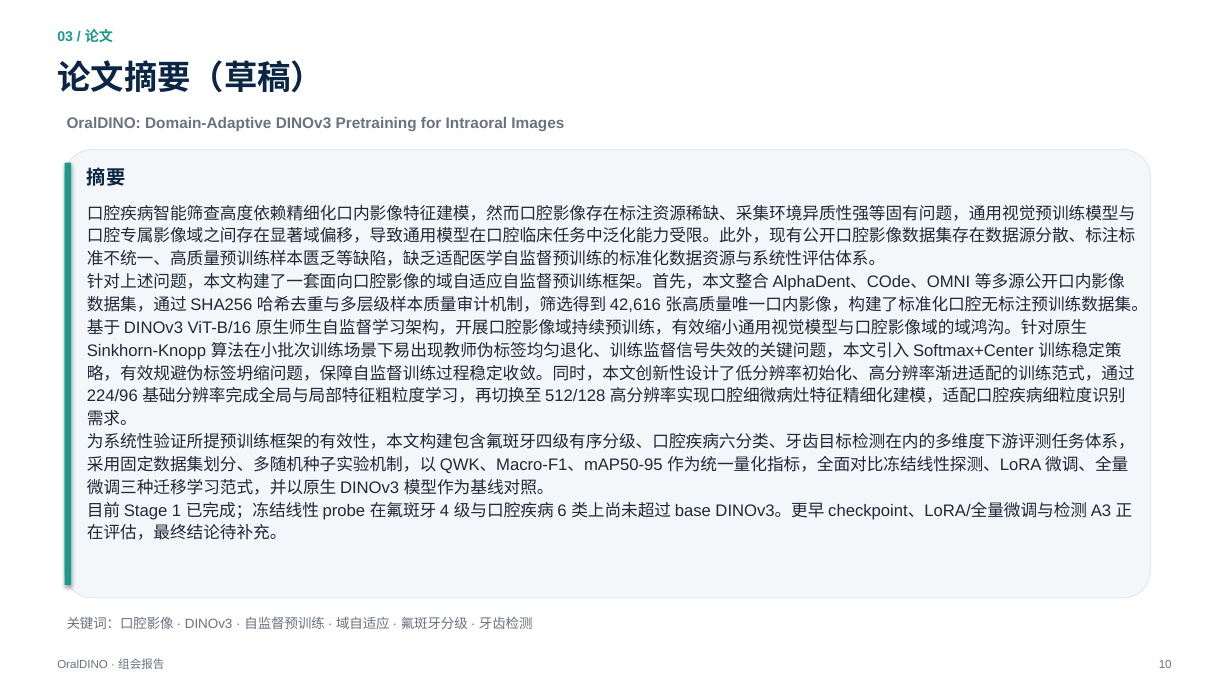
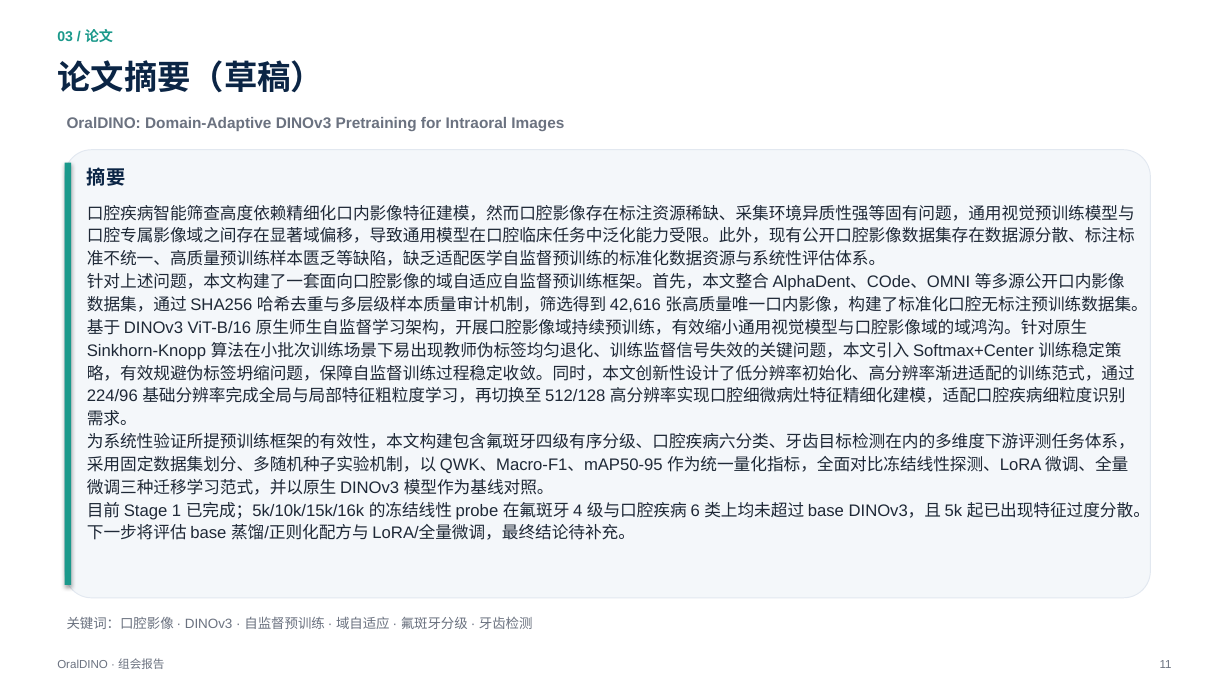
Before and after one commit to XiaoHG/MRG-05-Tooth-Seg, a slide deck: slide 11 of group-meeting/20261111/OralDINO_group_meeting_20261111_10min.pptx (slide 10 before the commit). Drawn at 1232x693 pixels with LibreOffice and Linux fonts; fonts in the diff are those of the drawing. Boxes give left, top, right and bottom in pixels: in the first picture for what was removed or moved away, otherwise in the second. Text is boxed around its words. In the diff, an @@ line names an element or a change of style, - is before the commit and + after.

```diff
--- a/group-meeting/20261111/OralDINO_group_meeting_20261111_10min.pptx
+++ b/group-meeting/20261111/OralDINO_group_meeting_20261111_10min.pptx
@@ text at [87,502,1150,540]: text changed @@
-目前 Stage 1 已完成；冻结线性 probe 在氟斑牙 4 级与口腔疾病 6 类上尚未超过 base DINOv3。更早 checkpoint、LoRA/全量微调与检测 A3 正在评估，最终结论待补充。
+目前 Stage 1 已完成；5k/10k/15k/16k 的冻结线性 probe 在氟斑牙 4 级与口腔疾病 6 类上均未超过 base DINOv3，且 5k 起已出现特征过度分散。下一步将评估 base 蒸馏/正则化配方与 LoRA/全量微调，最终结论待补充。
@@ text at [1160,660,1172,668]: text changed @@
-10
+11
```
Also in this commit, not shown: 7 other slides changed, 1 slide added, 4 other files.
